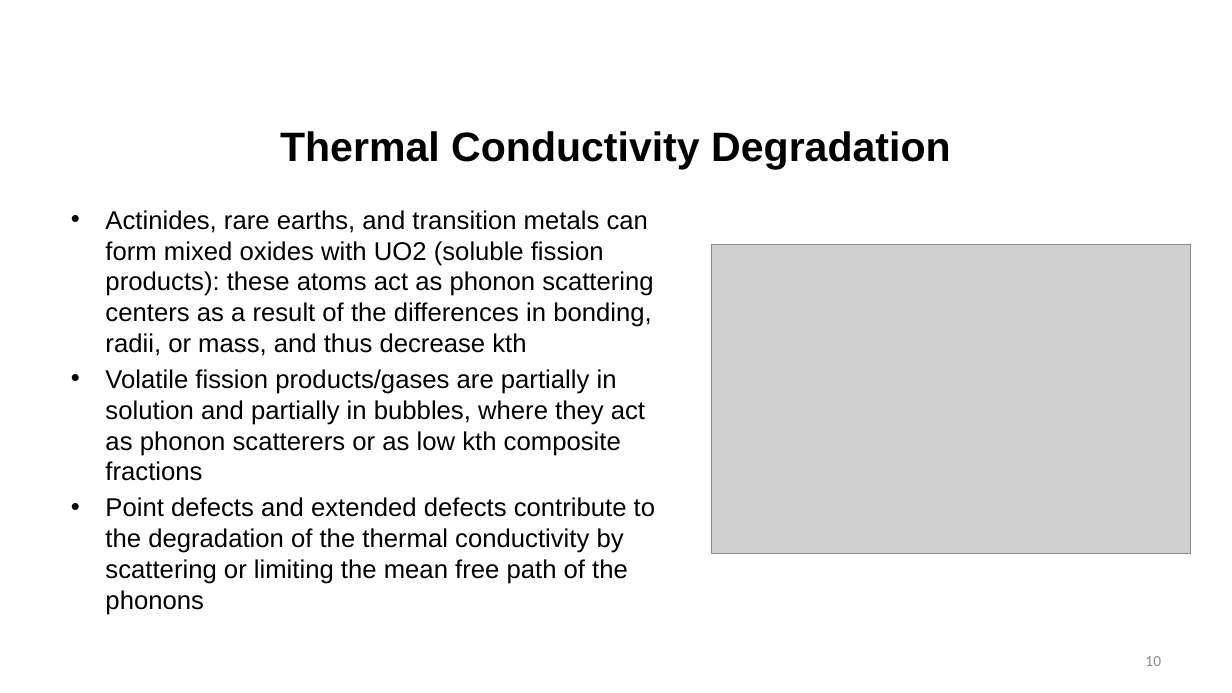
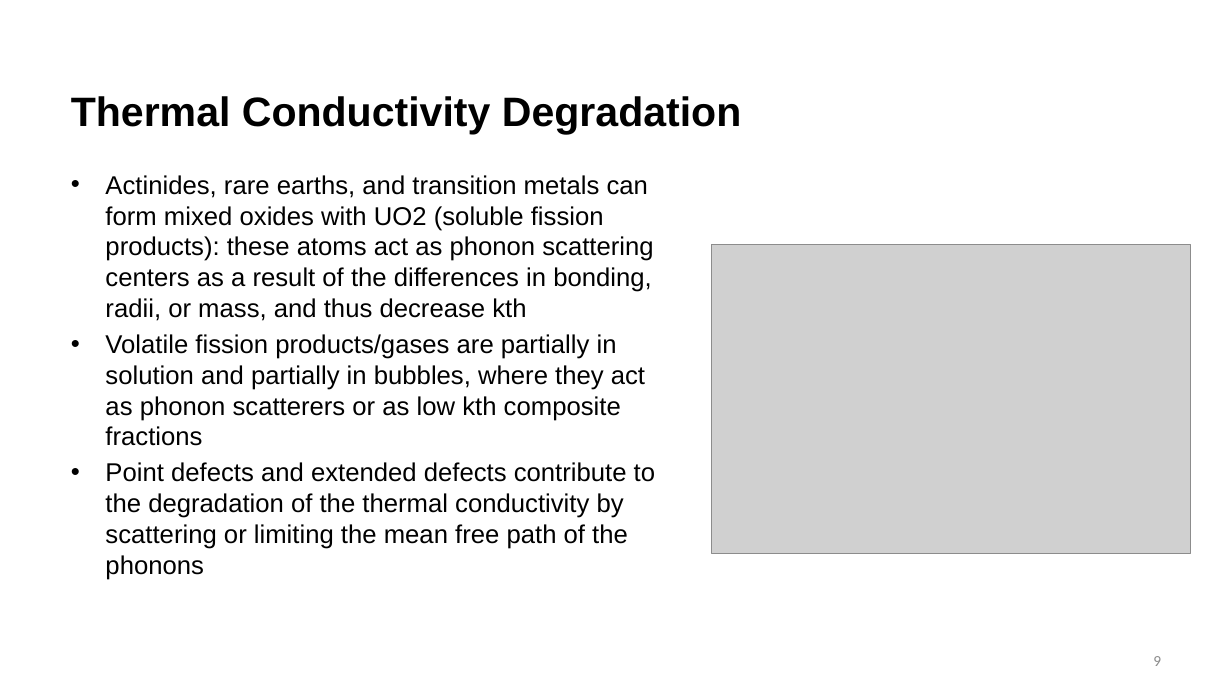
Before and after one commit to benbeeler/TEACHING, a slide deck: slide 9 of Nuclear_Fuel_Performance/NE533_Spring2026/Module3/Lec11_fuelchem.pptx (slide 10 before the commit). Drawn at 1232x693 pixels with LibreOffice and Linux fonts; fonts in the diff are those of the drawing; grey boxes stand for pictures; background and template pictures are left out. Boxes give left, top, right and bottom in pixels: in the first picture for what was removed or moved away, otherwise in the second. Text is boxed around its words. In the diff, an @@ line names an element or a change of style, - is before the commit and + after.

```diff
--- a/Nuclear_Fuel_Performance/NE533_Spring2026/Module3/Lec11_fuelchem.pptx
+++ b/Nuclear_Fuel_Performance/NE533_Spring2026/Module3/Lec11_fuelchem.pptx
@@ title "Thermal Conductivity Degradation": place and size @@
-title "Thermal Conductivity Degradation" at (280,131,951,169)
+title "Thermal Conductivity Degradation" at (71,96,742,134)
@@ title "Thermal Conductivity Degradation" at (71,96,742,134): alignment centre to left @@
@@ text "Actinides, rare earths, and transition ...": place and size @@
-text "Actinides, rare earths, and transition ..." at (105,210,655,615)
+text "Actinides, rare earths, and transition ..." at (105,175,655,580)
@@ page number at (1153,656,1161,666): text changed @@
-10
+9
```
Also in this commit, not shown: 9 other slides changed, 16 slides removed, 6 other files.
